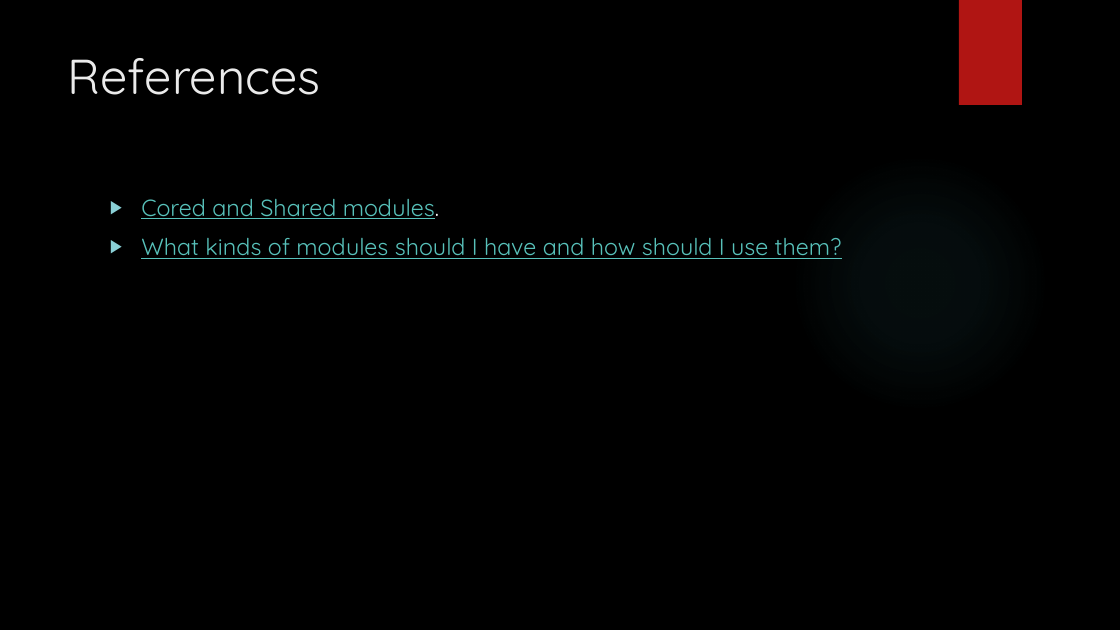
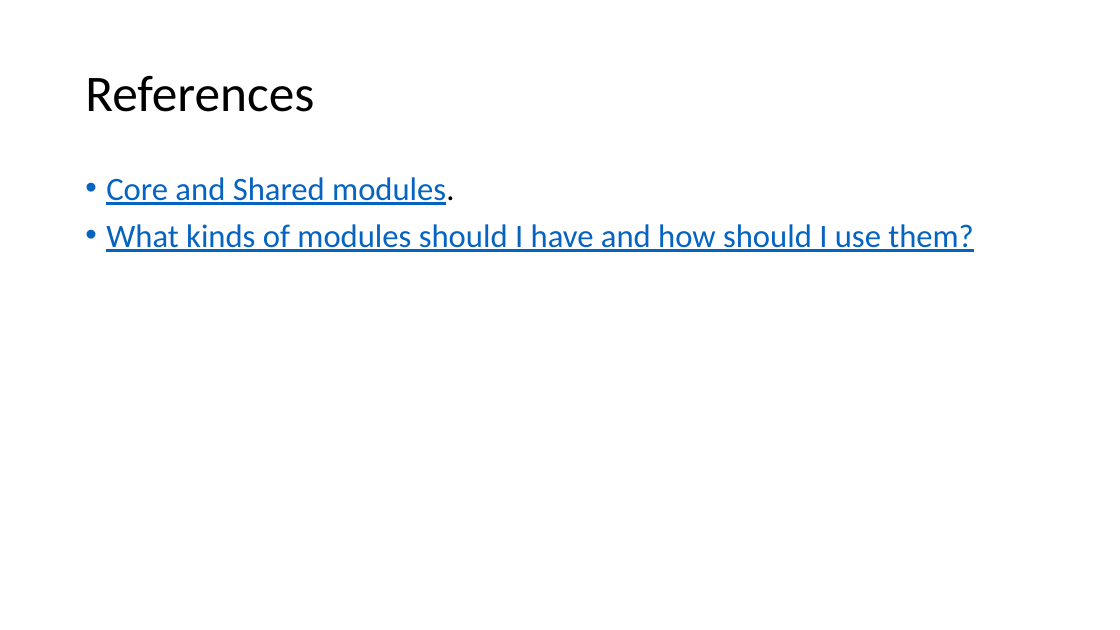
Before and after one commit to buildmotion/custom-angular-modules, a slide deck: slide 48 of presentation/custom-angular-modules.pptx (slide 63 before the commit). Drawn at 1120x630 pixels with LibreOffice and Linux fonts; fonts in the diff are those of the drawing; background and template pictures are left out. Boxes give left, top, right and bottom in pixels: in the first picture for what was removed or moved away, otherwise in the second. Text is boxed around its words. In the diff, an @@ line names an element or a change of style, - is before the commit and + after.

```diff
--- a/presentation/custom-angular-modules.pptx
+++ b/presentation/custom-angular-modules.pptx
@@ background picture (left out) to #FFFFFF @@
@@ rectangle removed at bbox=[959, 0, 1022, 105] @@
@@ title "References": place and size @@
-title "References" at bbox=[68, 58, 321, 95]
+title "References" at bbox=[85, 75, 314, 112]
@@ title "References" at bbox=[85, 75, 314, 112]: size 42 to 44 pt, font Quicksand to Calibri, text colour #EBEBEB to #000000; line spacing 1 to 0.9; vertical alignment top to middle @@
@@ text "Core and Shared modules.": place and size @@
-text "Core and Shared modules." at bbox=[141, 199, 842, 259]
+text "Core and Shared modules." at bbox=[106, 177, 973, 252]
@@ text at bbox=[106, 177, 454, 205]: text changed; size 20 to 28 pt; font Quicksand to Calibri; text colour #58C1BA to #0563C1 @@
-▶ Cored and Shared modules.
+• Core and Shared modules.
@@ ellipse removed at bbox=[791, 154, 1049, 413] @@
@@ text at bbox=[106, 224, 973, 252]: size 20 to 28 pt, font Quicksand to Calibri, text colour #58C1BA to #0563C1 in "What kinds of modules should I have ..."; bullet ▶ to •; line spacing 1 to 0.9 @@
```
Also in this commit, not shown: 42 other slides changed, 5 slides added, 20 slides removed, 2 other files.
